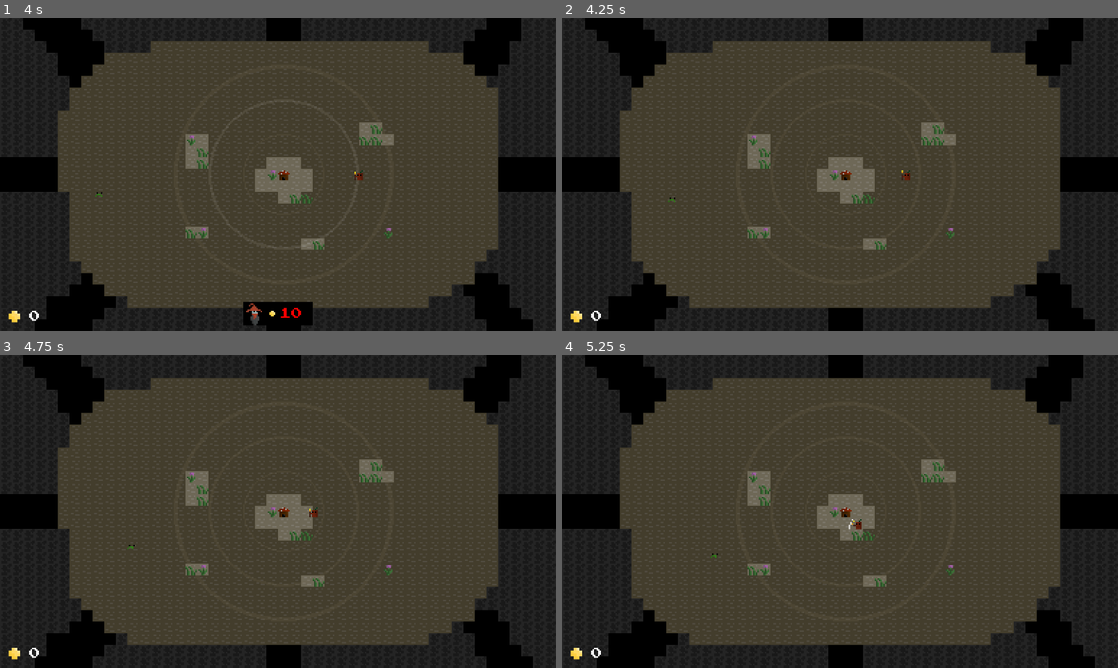
Above: before the commit, frames 1-4 (two rows, left to right).
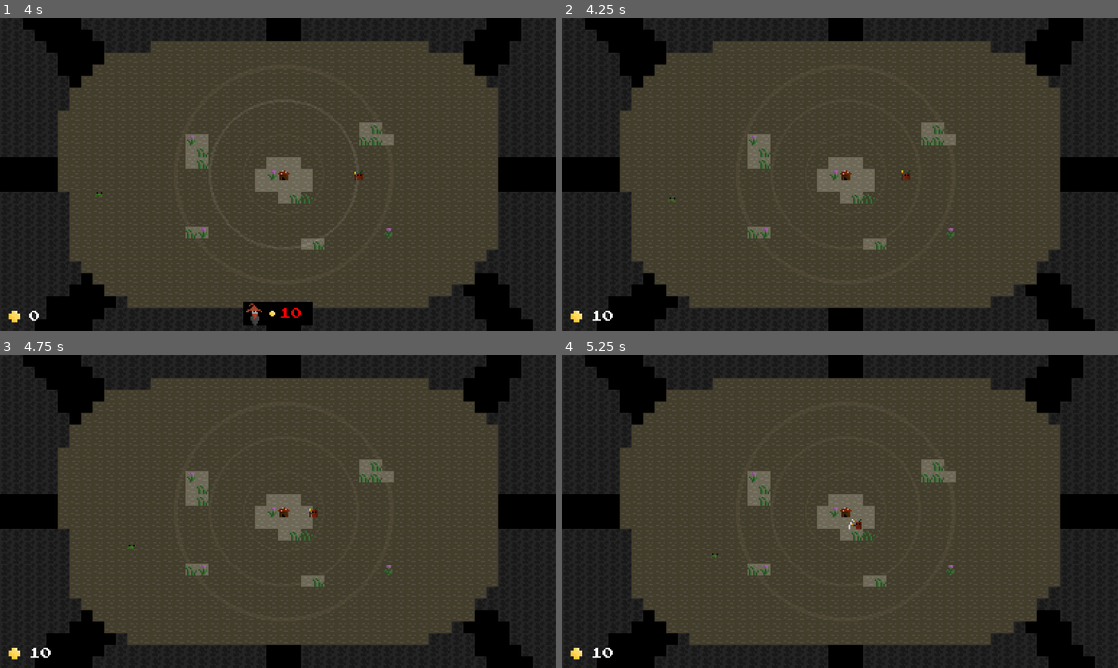
Above: after the commit, the same moments.

Repository: theoratkin/mushwizardly
Game: Godot game, scene res://main.tscn
Same seed, same stepped clock (60 frames per second), same inputs: the game is played once before the commit and once after it.
Inputs (mouse positions are in pixels of both pictures, inside the frame that each line leads up to):
- Up to frame 1 (4 s): tap Enter at 0.5 s; move the mouse to (400, 158) at 0.52 s; press the mouse at (400, 158) at 0.53 s; hold Right (move_right) 0.53-1.28 s; move the mouse to (166, 190) at 1.27 s; release the mouse at (166, 190) at 1.28 s; hold Down (move_down) 1.28-2.03 s; click (166, 190) at 1.35 s; move the mouse to (333, 105) at 2.02 s; press the mouse at (333, 105) at 2.03 s; hold Right (move_right) 2.03-2.78 s; move the mouse to (250, 237) at 2.77 s; release the mouse at (250, 237) at 2.78 s; hold Up (move_up) 2.78-3.53 s; click (250, 237) at 2.85 s; tap Space at 3.5 s; move the mouse to (444, 221) at 3.52 s; press the mouse at (444, 221) at 3.53 s; hold Left (move_left) from 3.53 s (still down)
- Up to frame 2 (4.25 s): keep holding Left (move_left); tap Delete (debug_get_coins, bound only after the commit) at 4.15 s
- Up to frame 3 (4.75 s): keep holding Left (move_left); move the mouse to (111, 464) at 4.27 s; release the mouse at (111, 464) at 4.28 s; click (111, 464) at 4.35 s
- Up to frame 4 (5.25 s): move the mouse to (867, 511) at 5.02 s; release Left (move_left) at 5.03 s; press the mouse at (867, 511) at 5.03 s; hold Down (move_down) from 5.03 s (still down)

Frame 1 is identical in both runs. In frame 2, less than 0.1% of the frame differs, in the area x 5-10%, y 93-97%; in frame 3, less than 0.1%; in frame 4, less than 0.1%.

Commit message:
feat: add debug key to get coins

Diff:
--- a/project.godot
+++ b/project.godot
@@ -58,6 +58,11 @@
 "events": [Object(InputEventMouseButton,"resource_local_to_scene":false,"resource_name":"","device":-1,"window_id":0,"a …(253 unchanged characters)…
 ]
 }
+debug_get_coins={
+"deadzone": 0.2,
+"events": [Object(InputEventKey,"resource_local_to_scene":false,"resource_name":"","device":0,"window_id":0,"alt_pressed":false,"shift_pressed":false,"ctrl_pressed":false,"meta_pressed":false,"pressed":false,"keycode":0,"physical_keycode":4194312,"key_label":0,"unicode":0,"location":0,"echo":false,"script":null)
+]
+}
 
 [rendering]
 
--- a/scripts/player.gd
+++ b/scripts/player.gd
@@ -32,6 +32,8 @@
 
 func _input(event):
 	self._handle_attack(event)
+	if OS.has_feature("editor"):
+		self._handle_debug_keys(event)
 
 func _handle_attack(event: InputEvent):
 	if event.is_action_pressed("attack"):
@@ -40,5 +42,9 @@
 		add_child(instance)
 		instance.set_flipped(is_flipped)
 
+func _handle_debug_keys(event: InputEvent):
+	if event.is_action_pressed("debug_get_coins"):
+		GameState.coin_balance += 10
+
 func _on_animation_finished() -> void:
 	sprite.play("default")
